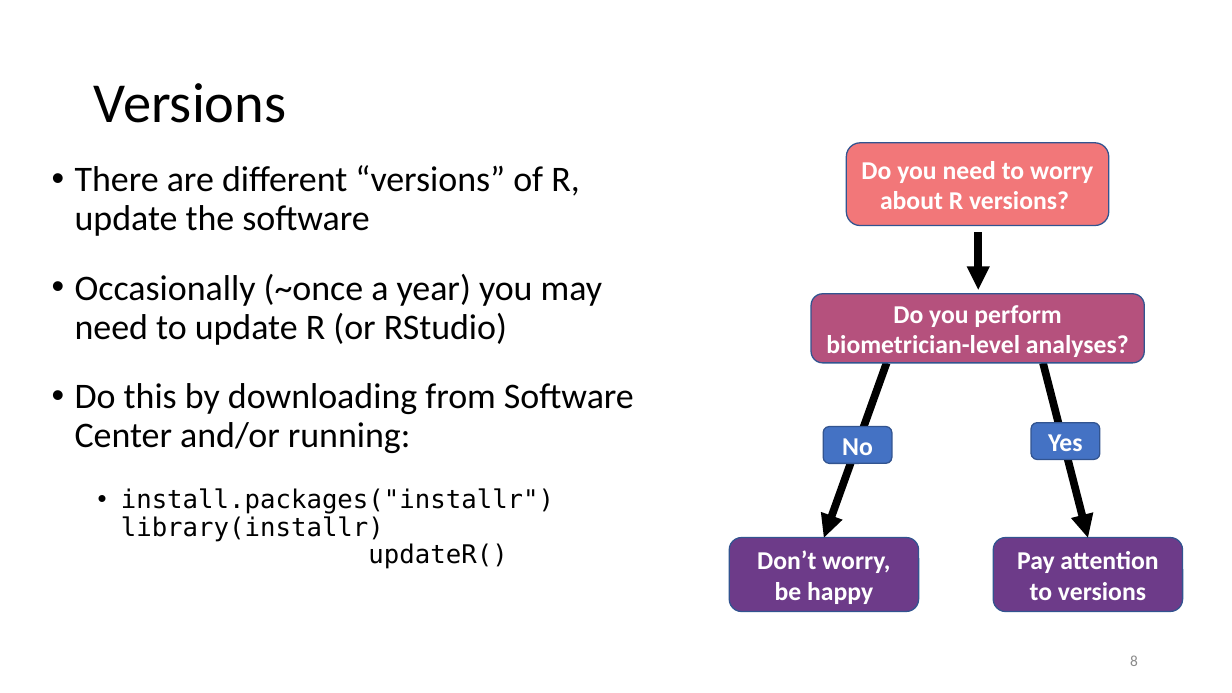
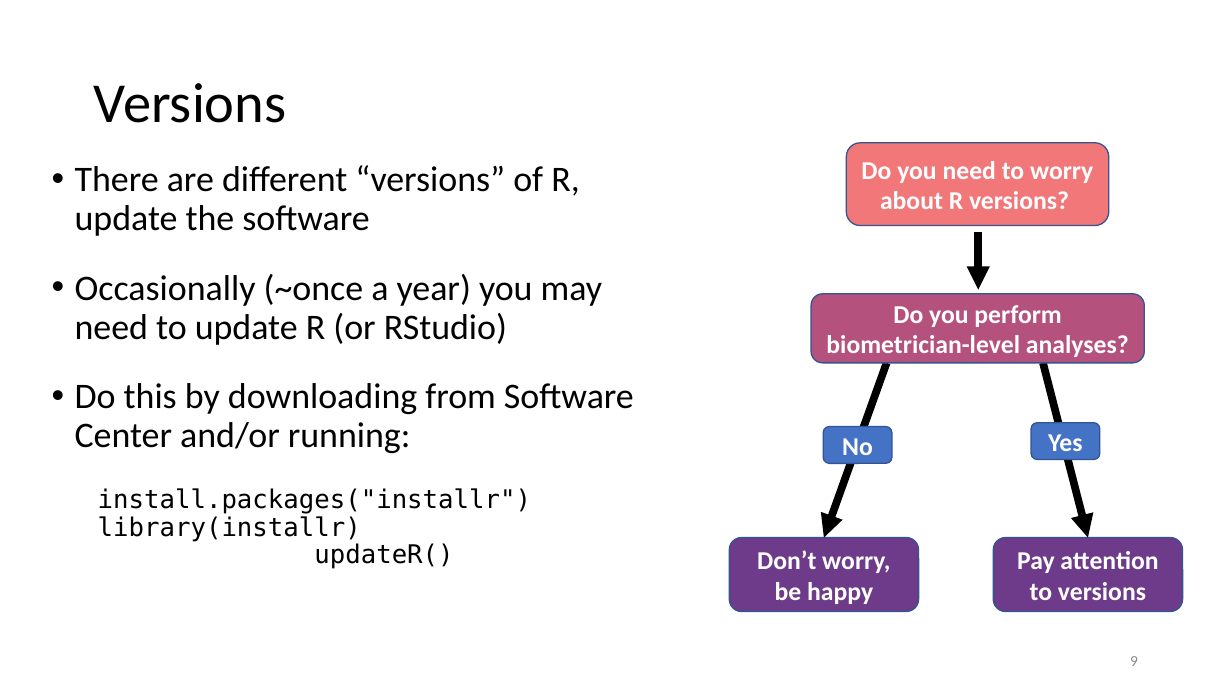
Before and after one commit to justinpriest/ADFG_R_Intro_Workshop, a slide deck: slide 9 of presentations/2 - About R and RStudio.pptx (slide 8 before the commit). Drawn at 1232x693 pixels with LibreOffice and Linux fonts; fonts in the diff are those of the drawing. Boxes give left, top, right and bottom in pixels: in the first picture for what was removed or moved away, otherwise in the second. Text is boxed around its words. In the diff, an @@ line names an element or a change of style, - is before the commit and + after.

```diff
--- a/presentations/2 - About R and RStudio.pptx
+++ b/presentations/2 - About R and RStudio.pptx
@@ text at bbox=[98, 488, 531, 569]: bullet • to none @@
@@ page number at bbox=[1130, 656, 1138, 666]: text changed @@
-8
+9
```
Also in this commit, not shown: 3 other slides changed, 1 slide added, 1 other file.
